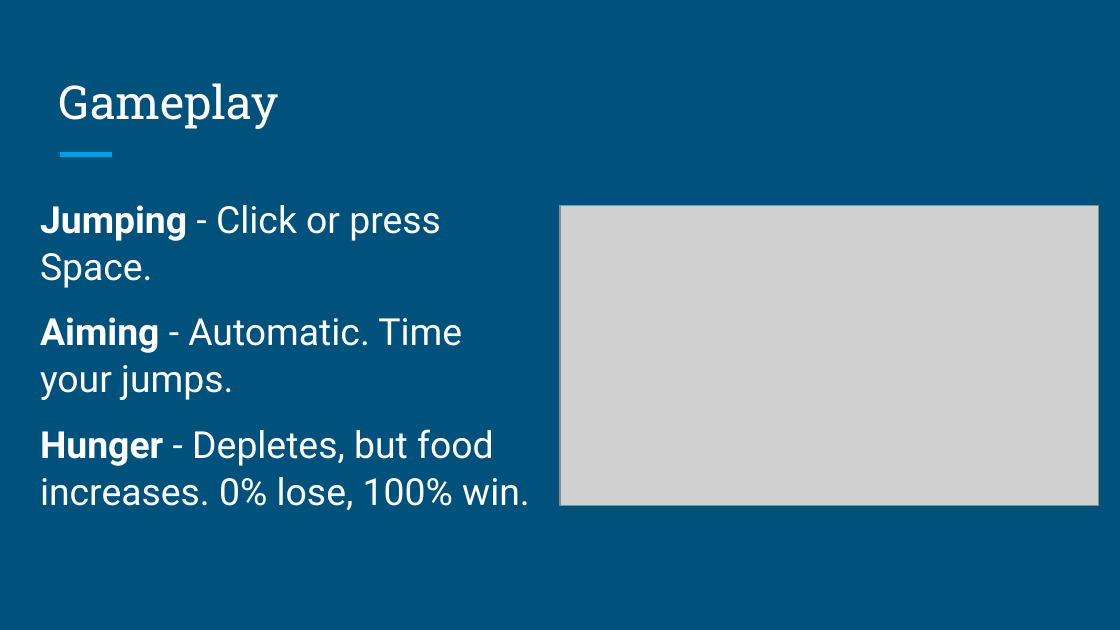
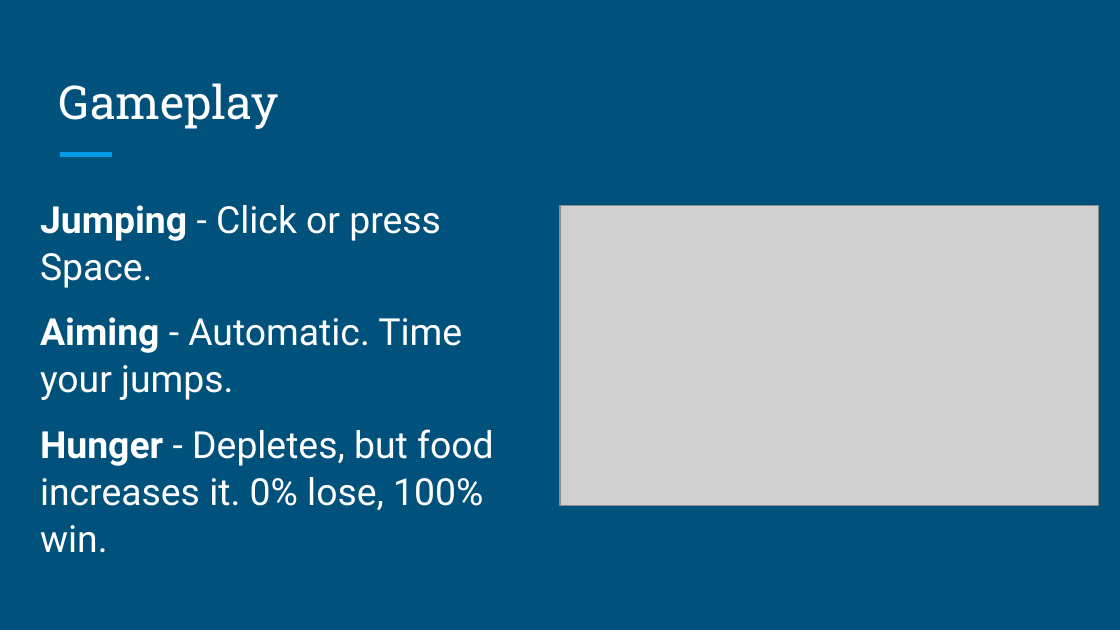
Before and after one commit to Matthew6596/Team2Game4, a slide deck: slide 5 of Team2 - Epic Meal Slime Presentation 1.pptx. Drawn at 1120x630 pixels with LibreOffice and Linux fonts; fonts in the diff are those of the drawing; grey boxes stand for pictures. Boxes give left, top, right and bottom in pixels: in the first picture for what was removed or moved away, otherwise in the second. Text is boxed around its words. In the diff, an @@ line names an element or a change of style, - is before the commit and + after.

Commit message:
updated ppt

```diff
--- a/Team2 - Epic Meal Slime Presentation 1.pptx
+++ b/Team2 - Epic Meal Slime Presentation 1.pptx
@@ text at (40, 429, 494, 553): text changed @@
-Hunger - Depletes, but food increases. 0% lose, 100% win.
+Hunger - Depletes, but food increases it. 0% lose, 100% win.
```
Also in this commit, not shown: 1 slide removed.
